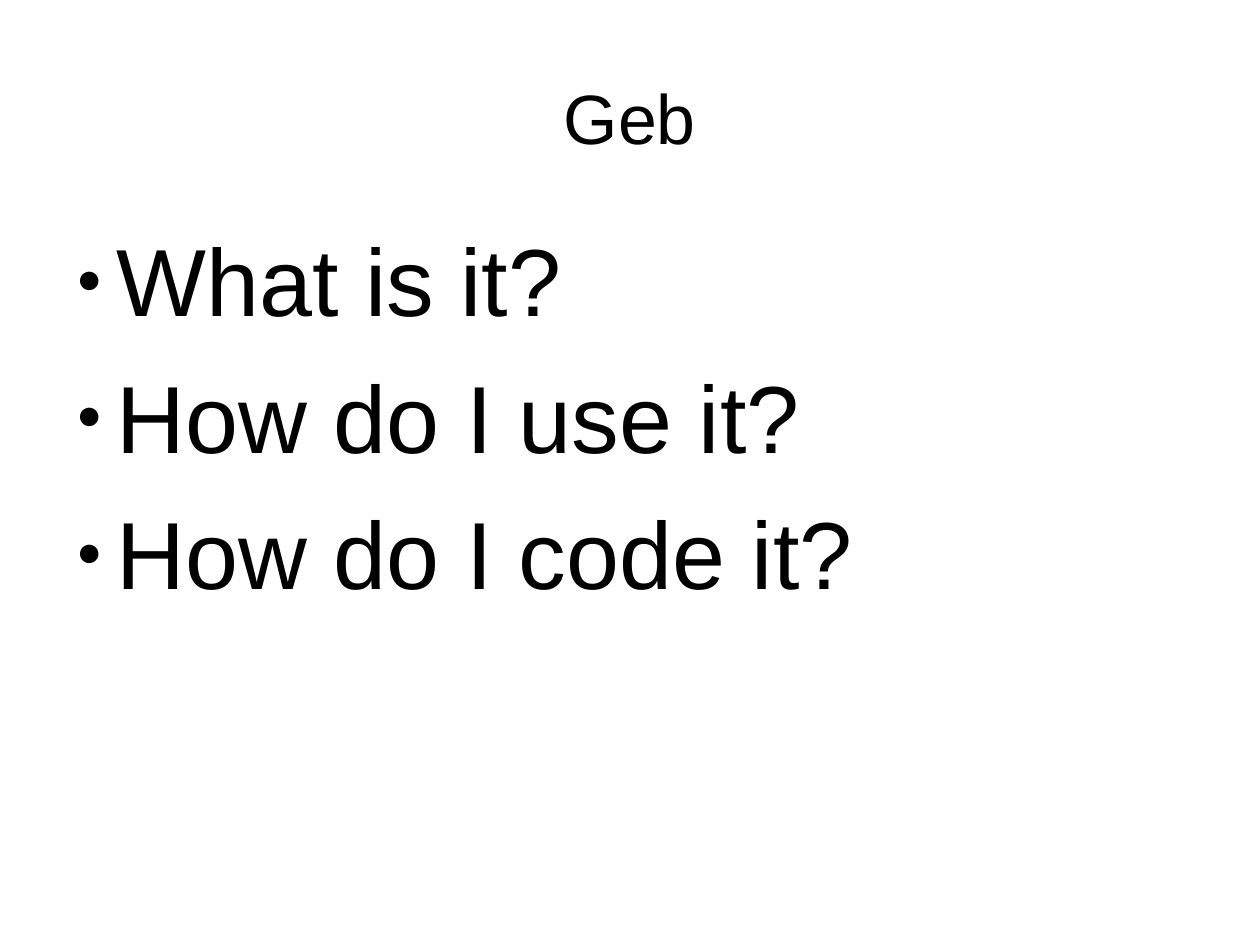
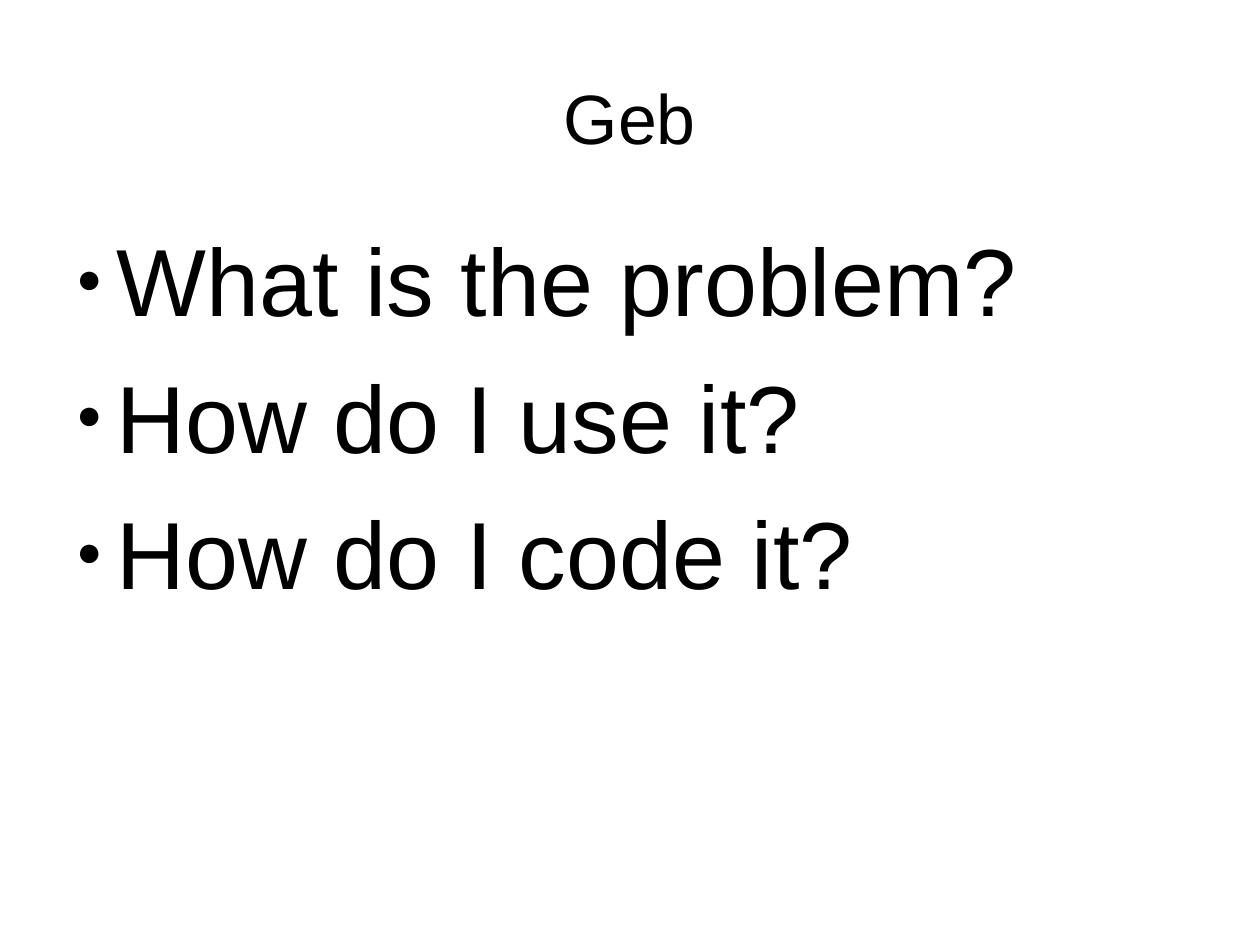
Before and after one commit to bherrmann7/simple-geb, a slide deck: slide 2 of talk/talk.odp. Drawn at 1260x945 pixels with LibreOffice and Linux fonts; fonts in the diff are those of the drawing. Boxes give left, top, right and bottom in pixels: in the first picture for what was removed or moved away, otherwise in the second. Text is boxed around its words. In the diff, an @@ line names an element or a change of style, - is before the commit and + after.

Commit message:
updated presentation

```diff
--- a/talk/talk.odp
+++ b/talk/talk.odp
@@ text at [117,247,1016,333]: text changed @@
-● What is it?
+● What is the problem?
```
Also in this commit, not shown: 1 other slide changed, 16 slides added, 2 slides removed, 1 other file.
